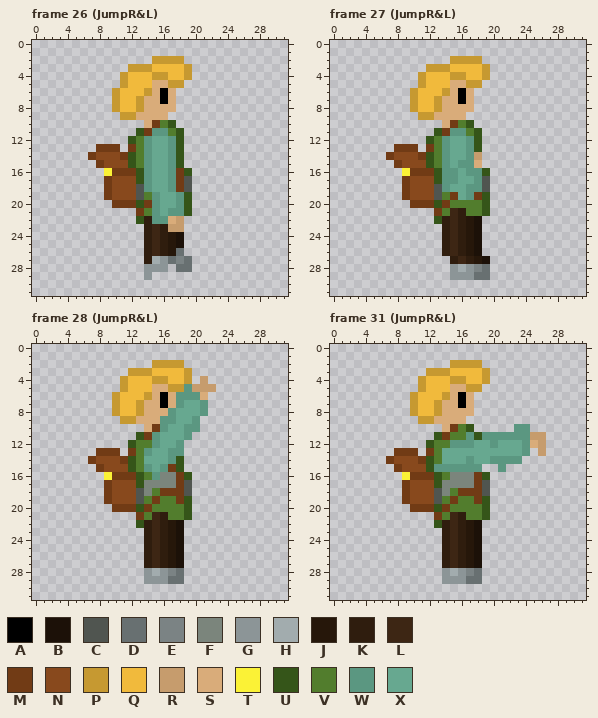
One commit to this pixel-art file: Sprites/Moataz/MoatazAnimation.aseprite. That is the earlier state.
32x32 pixels, 139 frames. Shown: frame 26 (JumpR&L), frame 27 (JumpR&L), frame 28 (JumpR&L), frame 31 (JumpR&L). The commit also changed other frames, which this record leaves out.
Palette (. is transparent): A #000000  B #1c1108  C #505550  D #687071  E #7b8384  F #7b857c  G #8c9597  H #a2acae  J #26170a  K #2f1d0e  L #3d2614  M #713b15  N #88491d  P #c69931  Q #f1ba3c  R #c69c6d  S #d9ac7a  T #fbf236  U #355519  V #527d2d  W #5b9781  X #67a890
After the commit:
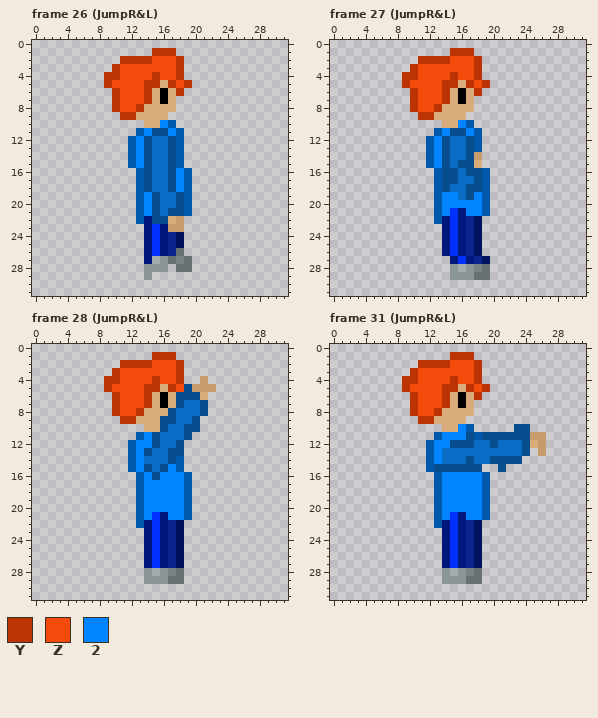
Colours new in this view: Y #bd3404  Z #f6490d  2 #0084ff
Message: UPDATE FROM ( @ShadowEXE20202 )
The edit:
colour B: #1c1108 -> #00125e
colour J: #26170a -> #0b248e
colour K: #2f1d0e -> #00187b
colour L: #3d2614 -> #0031ff
colour U: #355519 -> #0058aa
colour W: #5b9781 -> #084d8e
colour X: #67a890 -> #0b6cc6
Frame 26 (JumpR&L), layer "Main":
y 1: x 15..17 ... -> YYY
y 2: x 11..18 ....PPPP -> YYYYZZZY
y 3: x 10..19 ..PPPQQQQP -> YZZZZZZZY.
y 4: x 9..19 ..PQQQPPQQP -> YYZZZZYZZY.
y 5: x 9..15 ..PQQQS -> YZZZZYY; x 17..19 PP. -> YZY
y 6: x 10..14 PQQQP -> YZZZY; x 18 . -> Y
y 7: x 10..14 PQQPS -> YZZZY
y 8: x 10..13 PQQP -> YZZY
y 9: x 11..12 PP -> YY
y 10: x 15..16 MV -> S2
y 11: x 14 M -> 2; x 17 V -> 2
y 12: x 13 V -> 2
y 13: x 8..10 MMM -> ...; x 12..13 MV -> U2
y 14: x 7..11 MNNNM -> .....; x 13 V -> 2
y 15: x 8..11 MNNN -> ....; x 13 V -> 2
y 16: x 9..12 TMMM -> ....; x 18 M -> 2
y 17: x 9..12 MNNN -> ....; x 18..19 MC -> 2U
y 18: x 9..13 MNNNC -> ....U; x 18..19 MC -> 2U
y 19: x 9..14 MNNNCV -> ....U2
y 20: x 10..12 MMM -> ...; x 14 M -> 2
y 21: x 13..14 MV -> U2
Frame 27 (JumpR&L), layer "Main":
y 1: x 15..17 ... -> YYY
y 2: x 11..18 ....PPPP -> YYYYZZZY
y 3: x 10..19 ..PPPQQQQP -> YZZZZZZZY.
y 4: x 9..19 ..PQQQPPQQP -> YYZZZZYZZY.
y 5: x 9..15 ..PQQQS -> YZZZZYY; x 17..19 PP. -> YZY
y 6: x 10..14 PQQQP -> YZZZY; x 18 . -> Y
y 7: x 10..14 PQQPS -> YZZZY
y 8: x 10..13 PQQP -> YZZY
y 9: x 11..12 PP -> YY
y 10: x 15..16 MV -> S2
y 11: x 14 M -> 2; x 17 V -> 2
y 12: x 13 V -> 2
y 13: x 8..10 MMM -> ...; x 12..13 MV -> U2
y 14: x 7..11 MNNNM -> .....; x 13 V -> 2
y 15: x 8..11 MNNN -> ....; x 13 V -> 2
y 16: x 9..12 TMMM -> ....
y 17: x 9..12 MNNN -> ....; x 19 C -> U
y 18: x 9..13 MNNNC -> ....U; x 19 C -> U
y 19: x 9..15 MNNNCVM -> ....U22; x 18 M -> 2
y 20: x 10..12 MMM -> ...; x 14..18 MVVVV -> 22222
y 21: x 13..14 MV -> U2; x 17..18 VV -> 22
Frame 28 (JumpR&L), layer "Main":
y 1: x 15..17 ... -> YYY
y 2: x 11..18 ....PPPP -> YYYYZZZY
y 3: x 10..19 ..PPPQQQQP -> YZZZZZZZY.
y 4: x 9..19 ..PQQQPPQQP -> YYZZZZYZZY.
y 5: x 9..15 ..PQQQS -> YZZZZYY; x 17..18 PP -> YZ
y 6: x 10..14 PQQQP -> YZZZY
y 7: x 10..14 PQQPS -> YZZZY
y 8: x 10..13 PQQP -> YZZY
y 9: x 11..12 PP -> YY
y 10: x 15 M -> S
y 11: x 14 M -> 2
y 12: x 13..14 VV -> 22
y 13: x 8..10 MMM -> ...; x 12..13 MV -> U2
y 14: x 7..11 MNNNM -> .....; x 13 V -> 2
y 15: x 8..11 MNNN -> ....; x 13 V -> 2; x 17 M -> 2
y 16: x 9..12 TMMM -> ....; x 14 V -> 2; x 16..18 FFM -> 222
y 17: x 9..12 MNNN -> ....; x 14..19 FFFFMC -> 22222U
y 18: x 9..19 MNNNCFVMMMC -> ....U22222U
y 19: x 9..18 MNNNCVMVVM -> ....U22222
y 20: x 10..12 MMM -> ...; x 14..18 MVVVV -> 22222
y 21: x 13..14 MV -> U2; x 17..18 VV -> 22
Frame 31 (JumpR&L), layer "Main":
y 1: x 15..17 ... -> YYY
y 2: x 11..18 ....PPPP -> YYYYZZZY
y 3: x 10..19 ..PPPQQQQP -> YZZZZZZZY.
y 4: x 9..19 ..PQQQPPQQP -> YYZZZZYZZY.
y 5: x 9..15 ..PQQQS -> YZZZZYY; x 17..19 PP. -> YZY
y 6: x 10..14 PQQQP -> YZZZY; x 18 . -> Y
y 7: x 10..14 PQQPS -> YZZZY
y 8: x 10..13 PQQP -> YZZY
y 9: x 11..12 PP -> YY
y 10: x 15..16 MV -> S2
y 11: x 14..16 MVV -> 222
y 12: x 13..14 VV -> 22
y 13: x 8..10 MMM -> ...; x 12..13 MV -> U2
y 14: x 7..11 MNNNM -> .....; x 13 V -> 2
y 15: x 8..11 MNNN -> ....
y 16: x 9..12 TMMM -> ....; x 14..18 VFFFM -> 22222
y 17: x 9..12 MNNN -> ....; x 14..19 FFFFMC -> 22222U
y 18: x 9..19 MNNNCFVMMMC -> ....U22222U
y 19: x 9..18 MNNNCVMVVM -> ....U22222
y 20: x 10..12 MMM -> ...; x 14..18 MVVVV -> 22222
y 21: x 13..14 MV -> U2; x 17..18 VV -> 22
Where, in picture pixels (left, top, right, bottom), the same in both pictures:
changed: (88, 48, 192, 264)
changed: (386, 48, 490, 264)
changed: (88, 352, 208, 568)
changed: (386, 352, 530, 568)
